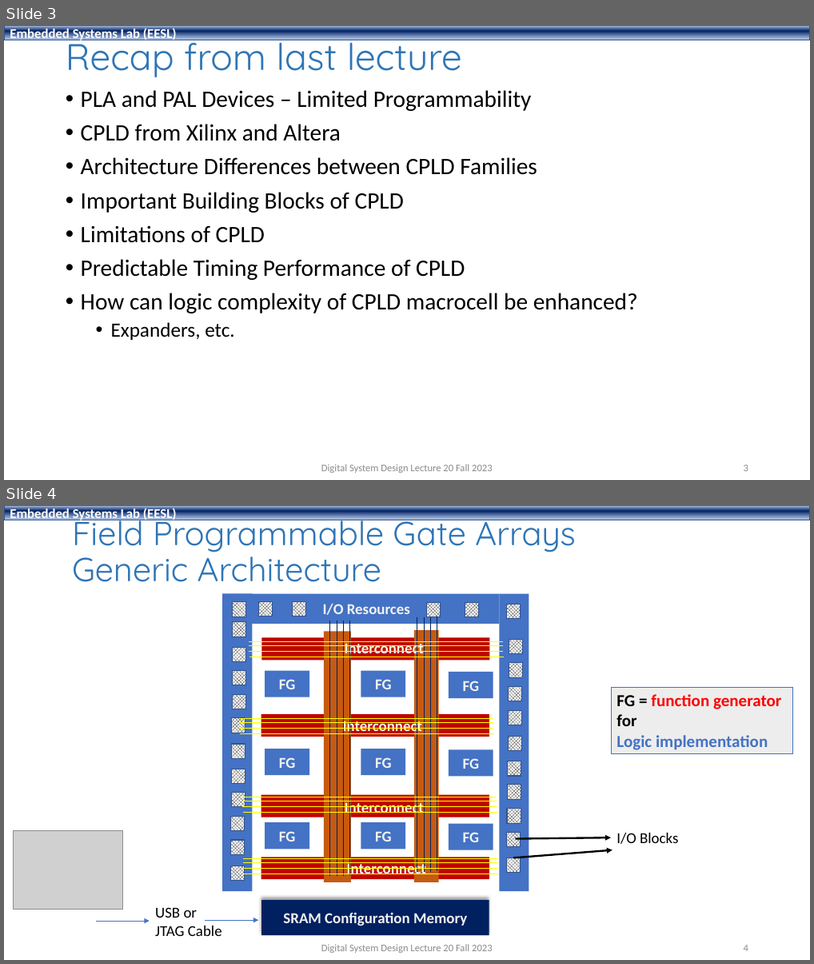
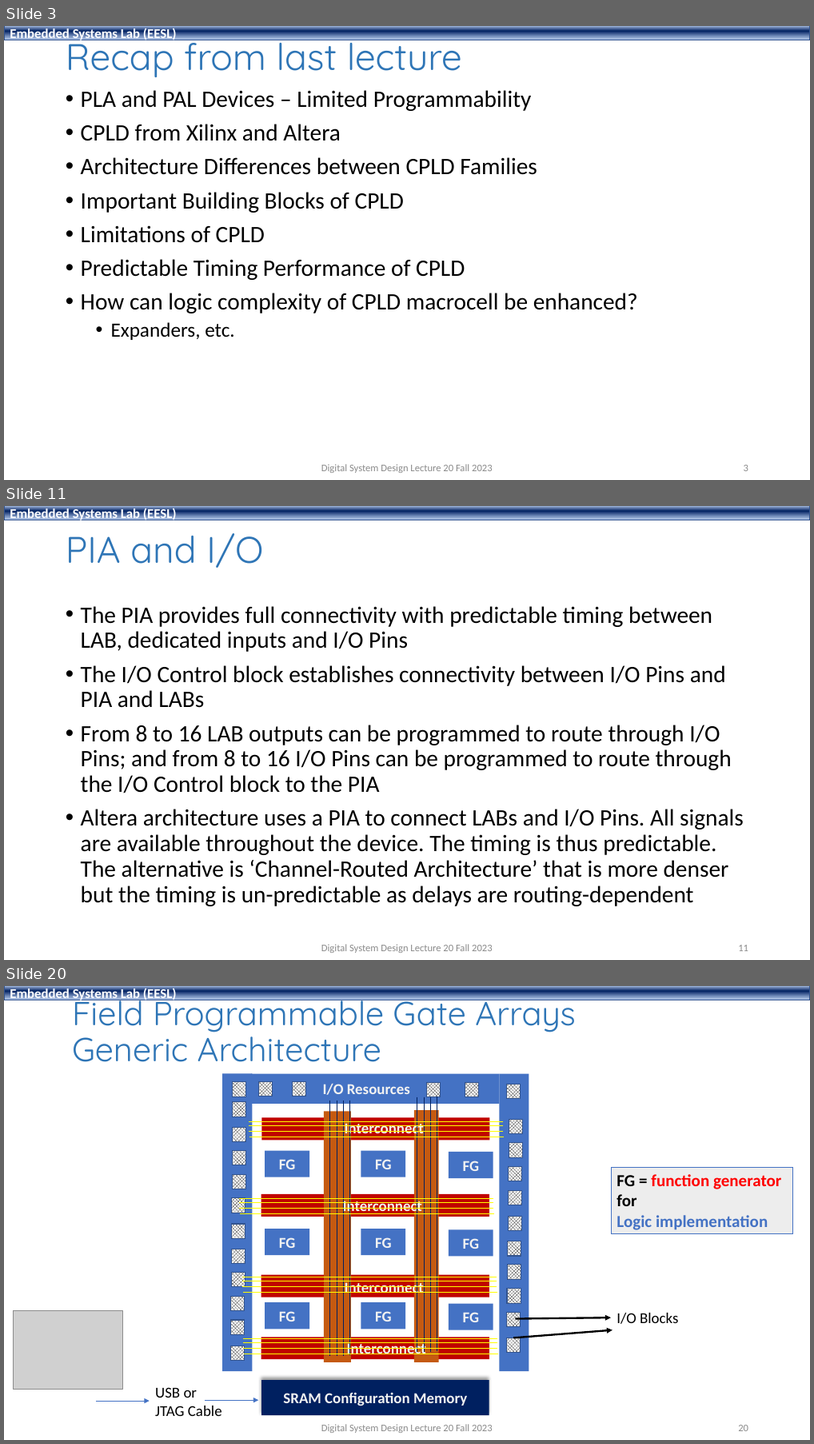
Before and after one commit to shahidmasud/shahidmasud.github.io, a slide deck: DSD_Lec20_Fall2023.ppsx. Shown one above the other, each under a label of ours: slides 3 and 4 before the commit, slides 3, 11 and 20 after it; the slides between them are not shown. The pictures are 814x964 and 814x1444 pixels, drawn with LibreOffice and Linux fonts; fonts in the diff are those of the drawing; grey boxes stand for pictures; background and template pictures are left out. Boxes give left, top, right and bottom in pixels: in the first picture for what was removed or moved away, otherwise in the second. Text is boxed around its words. In the diff, an @@ line names an element or a change of style, - is before the commit and + after.

```diff
--- a/DSD_Lec20_Fall2023.ppsx
+++ b/DSD_Lec20_Fall2023.ppsx
@@ slide 11 added at (4,506,810,960), background #FFFFFF; not listed: 1 template element that a slide beside it also shows @@
@@ title added at (66,533,263,568), 44 pt, text #2E75B6 @@
+PIA and I/O
@@ text added at (81,606,744,906), 28 pt, text #000000 @@
+• The PIA provides full connectivity with predictable timing between LAB, dedicated inputs and I/O Pins
+• The I/O Control block establishes connectivity between I/O Pins and PIA and LABs
+• From 8 to 16 LAB outputs can be programmed to route through I/O Pins; and from 8 to 16 I/O Pins can be programmed to route through the I/O Control block to the PIA
+• Altera architecture uses a PIA to connect LABs and I/O Pins. All signals are available throughout the device. The timing is thus predictable. The alternative is ‘Channel-Routed Architecture’ that is more denser but the timing is un-predictable as delays are routing-dependent
@@ text added at (322,944,492,952), 12 pt, text #8C8C8C @@
+Digital System Design Lecture 20 Fall 2023
@@ page number added at (738,944,749,951), 12 pt, text #8C8C8C @@
+11
@@ what was slide 4 is now slide 20 @@
@@ page number at (738,1424,749,1431): text changed @@
-4
+20
```
Also in this commit, not shown: 2 slides changed, 15 other slides added.
